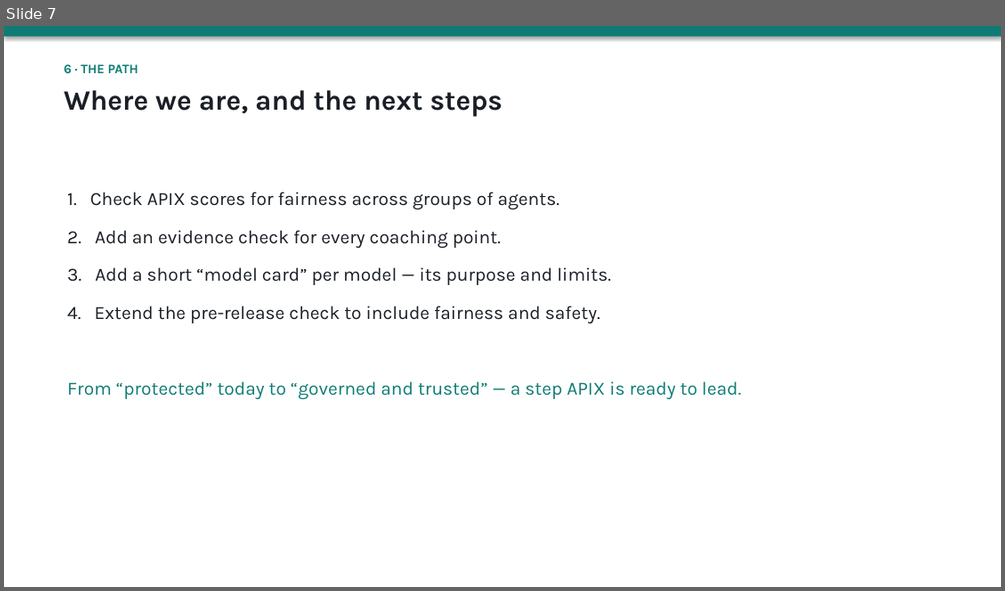
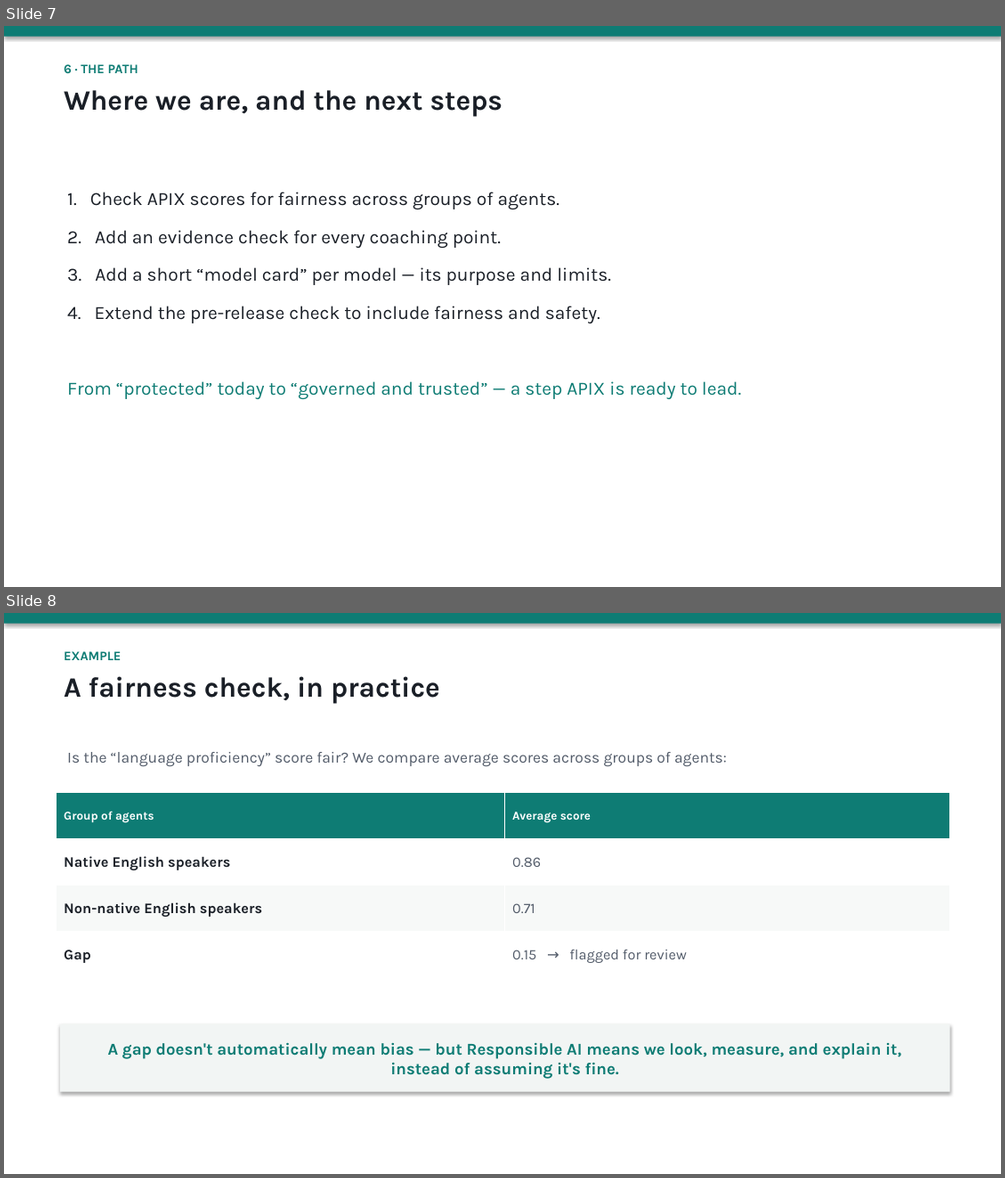
Before and after one commit to shyamanugu/LLMOps, a slide deck: usecases/ai_pipeline 2/docs/Responsible_AI_for_APIX.pptx. Shown one above the other, each under a label of ours: slide 7 before the commit, slides 7 and 8 after it. The pictures are 1005x591 and 1005x1178 pixels, drawn with LibreOffice and Linux fonts; fonts in the diff are those of the drawing. Boxes give left, top, right and bottom in pixels: in the first picture for what was removed or moved away, otherwise in the second. Text is boxed around its words. In the diff, an @@ line names an element or a change of style, - is before the commit and + after.

```diff
--- a/usecases/ai_pipeline 2/docs/Responsible_AI_for_APIX.pptx
+++ b/usecases/ai_pipeline 2/docs/Responsible_AI_for_APIX.pptx
@@ slide 8 added at [4, 613, 1001, 1174], background #FFFFFF @@
@@ rectangle added at [4, 613, 1001, 624], fill #0E7C74 @@
@@ text added at [64, 651, 440, 704], 27 pt, text #1A1F27, bold @@
+EXAMPLE
+A fairness check, in practice
@@ text added at [67, 752, 727, 767], 15 pt, text #535C6A @@
+Is the “language proficiency” score fair? We compare average scores across groups of agents:
@@ table added at [57, 793, 950, 978], 4 rows, 2 columns @@
+Group of agents | Average score
+Native English speakers | 0.86
+Non-native English speakers | 0.71
+Gap | 0.15 → flagged for review
@@ rectangle added at [60, 1024, 950, 1092], fill #F2F5F4, 16 pt, text #0E7C74, bold @@
+A gap doesn't automatically mean bias — but Responsible AI means we look, measure, and explain it, instead of assuming it's fine.
```
Also in this commit, not shown: 3 other files.
